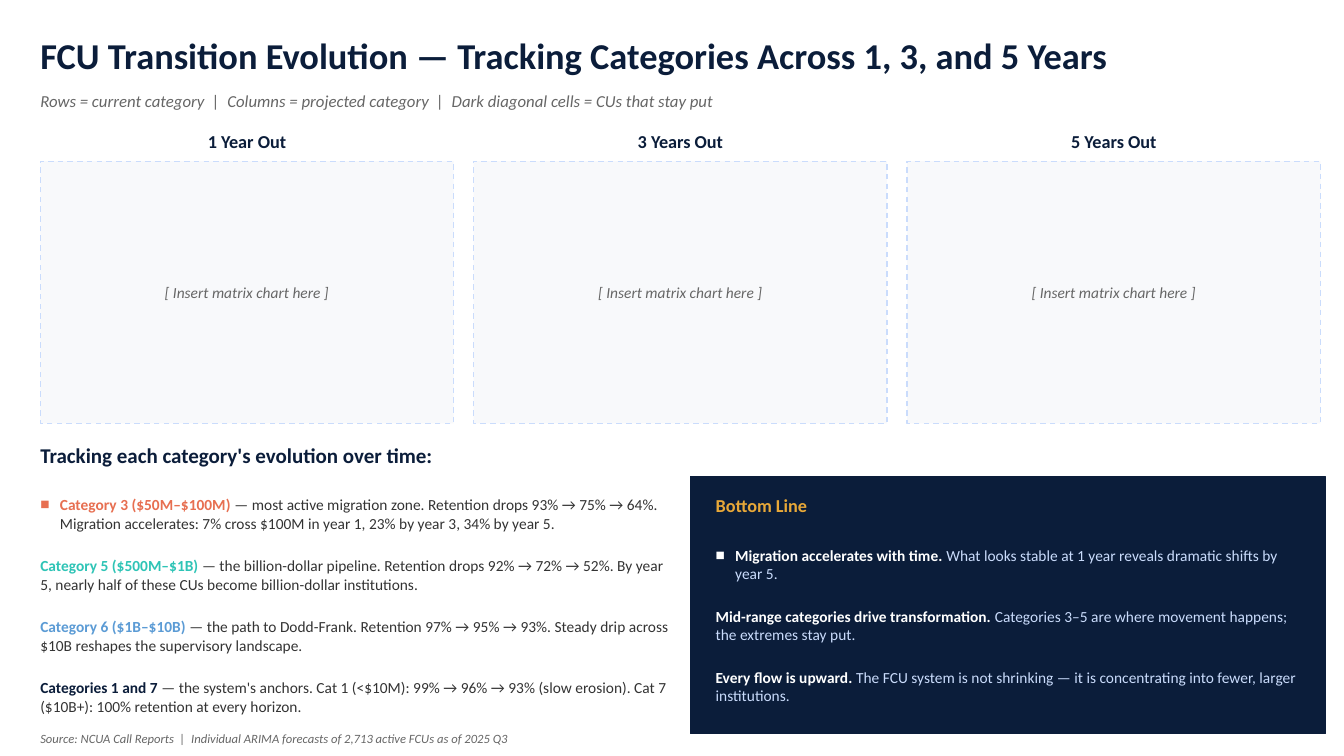
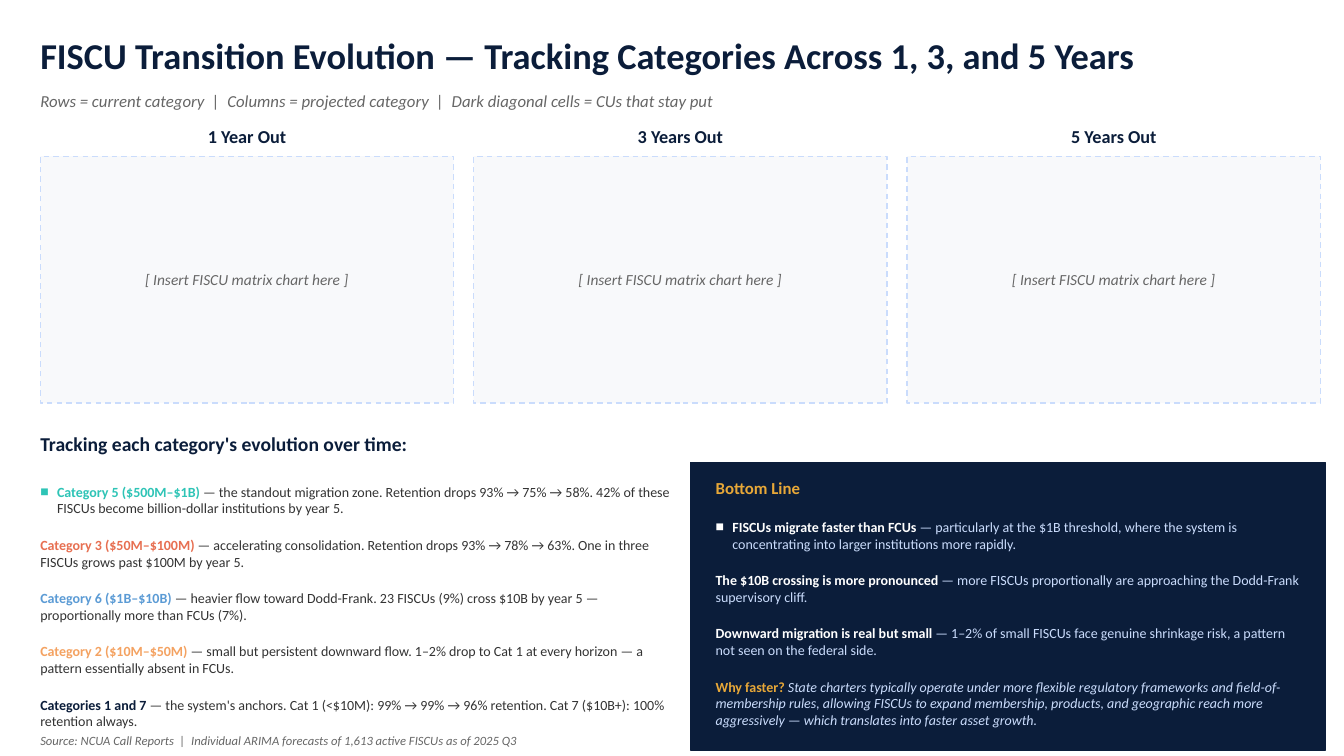
Before and after one commit to saurabhcdatta/Growth, a slide deck: slide 1 of Matrix1.pptx. Drawn at 1344x756 pixels with LibreOffice and Linux fonts; fonts in the diff are those of the drawing. Boxes give left, top, right and bottom in pixels: in the first picture for what was removed or moved away, otherwise in the second. Text is boxed around its words. In the diff, an @@ line names an element or a change of style, - is before the commit and + after.

```diff
--- a/Matrix1.pptx
+++ b/Matrix1.pptx
@@ text at (x1=40, y1=43, x2=1134, y2=75): text changed @@
-FCU Transition Evolution — Tracking Categories Across 1, 3, and 5 Years
+FISCU Transition Evolution — Tracking Categories Across 1, 3, and 5 Years
@@ 3 texts moved together from (x1=208, y1=136, x2=1156, y2=148) to (x1=208, y1=131, x2=1156, y2=143) @@
@@ rectangle resized from (x1=40, y1=161, x2=454, y2=423) to (x1=40, y1=156, x2=454, y2=403) @@
@@ rectangle resized from (x1=474, y1=161, x2=887, y2=423) to (x1=474, y1=156, x2=887, y2=403) @@
@@ rectangle resized from (x1=907, y1=161, x2=1321, y2=423) to (x1=907, y1=156, x2=1321, y2=403) @@
@@ text at (x1=153, y1=274, x2=340, y2=285): text changed @@
-[ Insert matrix chart here ]
+[ Insert FISCU matrix chart here ]
@@ text at (x1=587, y1=274, x2=774, y2=285): text changed @@
-[ Insert matrix chart here ]
+[ Insert FISCU matrix chart here ]
@@ text at (x1=1020, y1=274, x2=1207, y2=285): text changed @@
-[ Insert matrix chart here ]
+[ Insert FISCU matrix chart here ]
@@ text "Tracking each category's evolution over ..." moved from (x1=40, y1=448, x2=433, y2=467) to (x1=40, y1=437, x2=407, y2=455) @@
@@ text "Tracking each category's evolution over ..." at (x1=40, y1=437, x2=407, y2=455): size 15 to 14 pt @@
@@ rectangle resized from (x1=691, y1=477, x2=1326, y2=734) to (x1=691, y1=463, x2=1326, y2=750) @@
@@ text "Bottom Line" moved from (x1=716, y1=499, x2=807, y2=512) to (x1=716, y1=482, x2=800, y2=494) @@
@@ text "Bottom Line" at (x1=716, y1=482, x2=800, y2=494): size 13 to 12 pt @@
@@ text at (x1=40, y1=487, x2=669, y2=728): text changed; size 11 to 10 pt @@
-■ Category 3 ($50M–$100M) — most active migration zone. Retention drops 93% → 75% → 64%. Migration accelerates: 7% cross $100M in year 1, 23% by year 3, 34% by year 5.
-Category 5 ($500M–$1B) — the billion-dollar pipeline. Retention drops 92% → 72% → 52%. By year 5, nearly half of these CUs become billion-dollar institutions.
-Category 6 ($1B–$10B) — the path to Dodd-Frank. Retention 97% → 95% → 93%. Steady drip across $10B reshapes the supervisory landscape.
-Categories 1 and 7 — the system's anchors. Cat 1 (<$10M): 99% → 96% → 93% (slow erosion). Cat 7 ($10B+): 100% retention at every horizon.
+■ Category 5 ($500M–$1B) — the standout migration zone. Retention drops 93% → 75% → 58%. 42% of these FISCUs become billion-dollar institutions by year 5.
+Category 3 ($50M–$100M) — accelerating consolidation. Retention drops 93% → 78% → 63%. One in three FISCUs grows past $100M by year 5.
+Category 6 ($1B–$10B) — heavier flow toward Dodd-Frank. 23 FISCUs (9%) cross $10B by year 5 — proportionally more than FCUs (7%).
+Category 2 ($10M–$50M) — small but persistent downward flow. 1–2% drop to Cat 1 at every horizon — a pattern essentially absent in FCUs.
+Categories 1 and 7 — the system's anchors. Cat 1 (<$10M): 99% → 99% → 96% retention. Cat 7 ($10B+): 100% retention always.
@@ text at (x1=716, y1=522, x2=1299, y2=728): text changed; size 11 to 10 pt @@
-■ Migration accelerates with time. What looks stable at 1 year reveals dramatic shifts by year 5.
-Mid-range categories drive transformation. Categories 3–5 are where movement happens; the extremes stay put.
-Every flow is upward. The FCU system is not shrinking — it is concentrating into fewer, larger institutions.
+■ FISCUs migrate faster than FCUs — particularly at the $1B threshold, where the system is concentrating into larger institutions more rapidly.
+The $10B crossing is more pronounced — more FISCUs proportionally are approaching the Dodd-Frank supervisory cliff.
+Downward migration is real but small — 1–2% of small FISCUs face genuine shrinkage risk, a pattern not seen on the federal side.
+Why faster? State charters typically operate under more flexible regulatory frameworks and field-of-membership rules, allowing FISCUs to expand membership, products, and geographic reach more aggressively — which translates into faster asset growth.
@@ text at (x1=40, y1=736, x2=517, y2=747): text changed @@
-Source: NCUA Call Reports | Individual ARIMA forecasts of 2,713 active FCUs as of 2025 Q3
+Source: NCUA Call Reports | Individual ARIMA forecasts of 1,613 active FISCUs as of 2025 Q3
```
